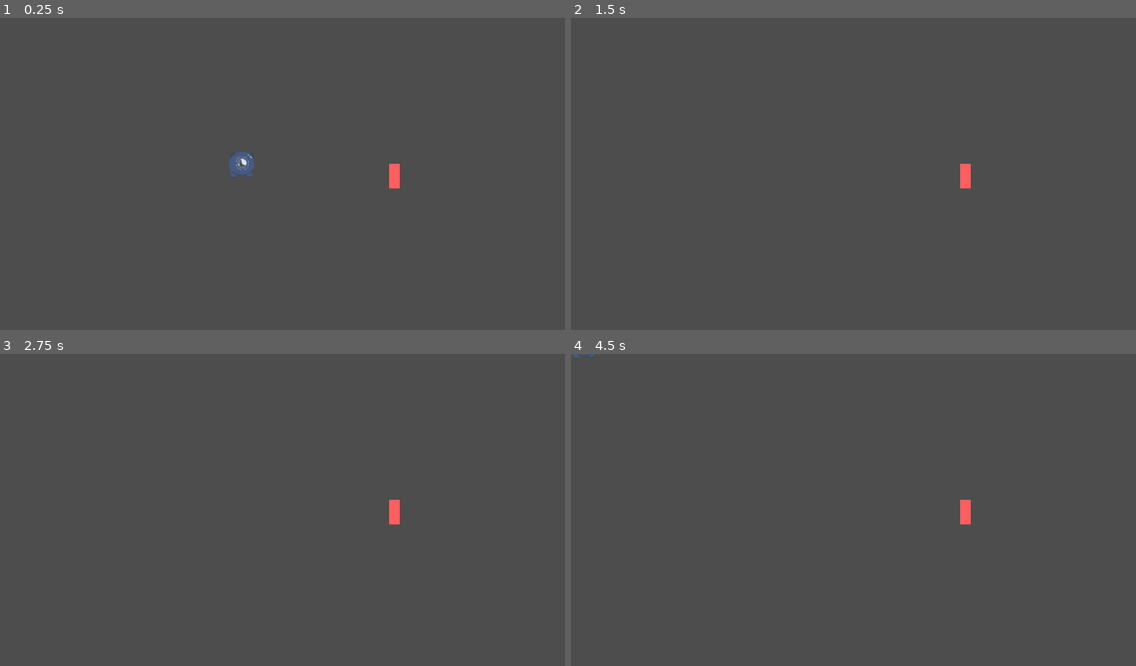
Above: before the commit, frames 1-4 (two rows, left to right).
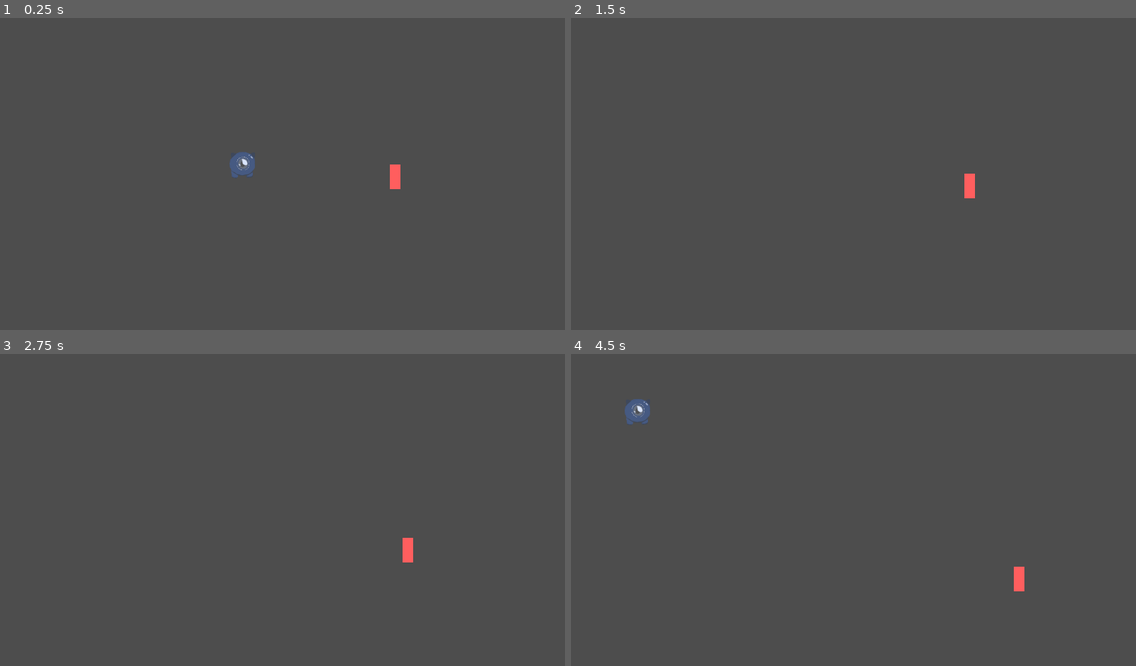
Above: after the commit, the same moments.

Repository: acropolis914/Gwizz-s-Game-Jam
Game: Godot game, scene res://Scene/main.tscn
The game is run twice, just before and just after one commit, with the same random seed, the same clock (stepped at 60 frames per second) and the same inputs.
Inputs:
- Up to frame 1 (0.25 s): no input
- Up to frame 2 (1.5 s): hold W (move_up) from 0.53 s (still down); tap Shift (dash) at 0.6, 1.35 s
- Up to frame 3 (2.75 s): tap Enter at 2 s; release W (move_up) at 2.03 s; hold A (move_left) from 2.03 s (still down); tap Shift (dash) at 2.1 s
- Up to frame 4 (4.5 s): tap Shift (dash) at 2.85, 3.6, 4.35 s; tap Space at 3.5 s; release A (move_left) at 3.53 s; hold S (move_down) 3.53-4.28 s; tap Enter at 4.25 s; hold D (move_right) from 4.28 s (still down)

The runs differ from the first frame. In frame 1, less than 0.1% of the frame differs, in the area x 40-71%, y 42-55%; in frame 2, 0.2%; in frame 3, 0.3%; in frame 4, 0.6%, in the area x 0-81%, y 0-77%.

Commit message:
added shit

Diff:
--- a/Scene/player.tscn
+++ b/Scene/player.tscn
@@ -6,8 +6,18 @@
 [sub_resource type="RectangleShape2D" id="RectangleShape2D_5w6aj"]
 size = Vector2(54, 58)
 
-[sub_resource type="RectangleShape2D" id="RectangleShape2D_4yka8"]
-size = Vector2(62, 62)
+[sub_resource type="SpriteFrames" id="SpriteFrames_q1c81"]
+animations = [{
+"frames": [{
+"duration": 1.0,
+"texture": ExtResource("2_6ddoa")
+}],
+"loop": true,
+"name": &"walk",
+"speed": 5.0
+}]
+
+[sub_resource type="CapsuleShape2D" id="CapsuleShape2D_ixhdl"]
 
 [node name="Player" type="CharacterBody2D"]
 script = ExtResource("1_1fjau")
@@ -15,10 +25,11 @@
 [node name="CollisionShape2D" type="CollisionShape2D" parent="."]
 shape = SubResource("RectangleShape2D_5w6aj")
 
-[node name="Sprite2D" type="Sprite2D" parent="."]
-texture = ExtResource("2_6ddoa")
+[node name="AnimatedSprite2D" type="AnimatedSprite2D" parent="."]
+sprite_frames = SubResource("SpriteFrames_q1c81")
+animation = &"walk"
 
 [node name="Killer Area" type="Area2D" parent="." groups=["player_attack"]]
 
 [node name="CollisionShape2D" type="CollisionShape2D" parent="Killer Area"]
-shape = SubResource("RectangleShape2D_4yka8")
+shape = SubResource("CapsuleShape2D_ixhdl")
--- a/Scripts/Main.gd
+++ b/Scripts/Main.gd
@@ -1 +1,4 @@
 extends Node2D
+
+func _process(delta):
+	$Camera2D.position += ($Player.position - $Camera2D.position)/12 * delta
--- a/Scripts/Player.gd
+++ b/Scripts/Player.gd
@@ -9,6 +9,9 @@
 func for_movement():
 	var input_direction = Input.get_vector("move_left", "move_right", "move_up", "move_down")
 	velocity = input_direction * speed
+
+	#if velocity.x < 0:
+		#$AnimatedSprite2D.flipvs
 
 func for_dash_and_kill():
 	if Input.is_action_just_pressed("dash"):
@@ -22,3 +25,7 @@
 	for_movement()
 	for_dash_and_kill()
 	move_and_slide()
+
+func _process(delta):
+	$AnimatedSprite2D.animation = "walk"
+	$AnimatedSprite2D.play()
--- /dev/null
+++ b/Scripts/main.tscn
@@ -0,0 +1,6 @@
+[gd_scene load_steps=2 format=3 uid="uid://dijh4tcogxcd0"]
+
+[ext_resource type="Script" path="res://Scripts/Main.gd" id="1_2iqba"]
+
+[node name="Main" type="Node2D"]
+script = ExtResource("1_2iqba")
Not shown, added: ImageAssets/enemy1_programmerart_64.png.import
Not shown: 1 places in Scene/player.tscn that only renumber resources
